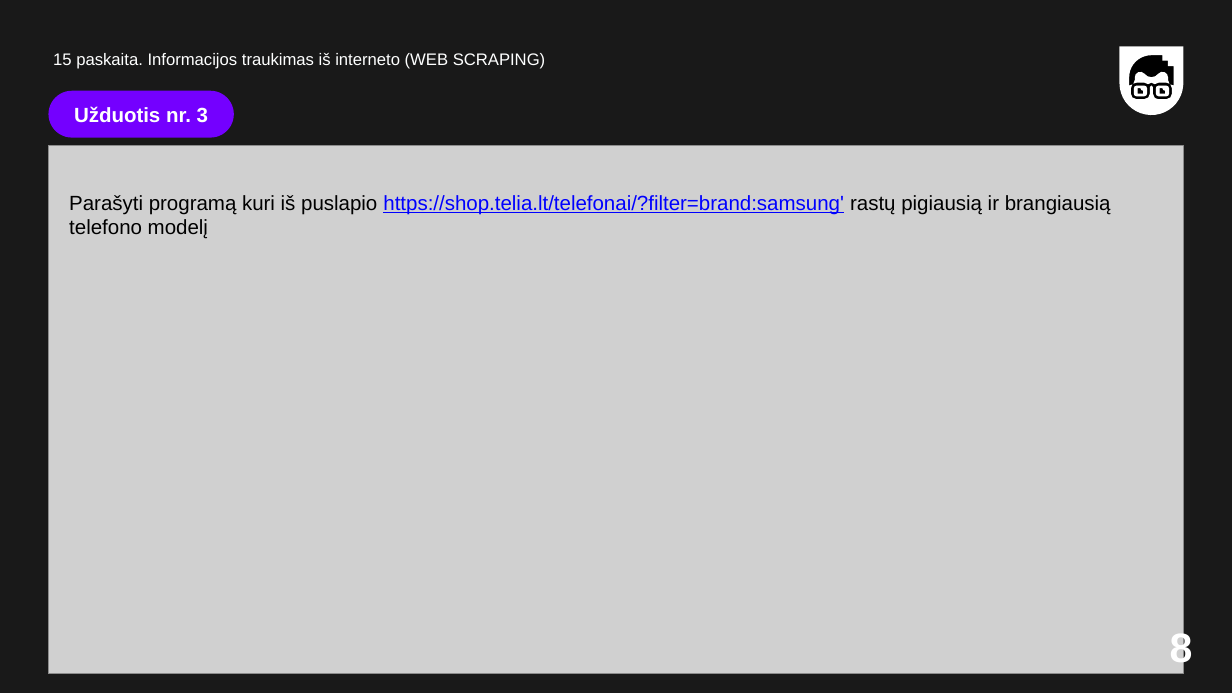
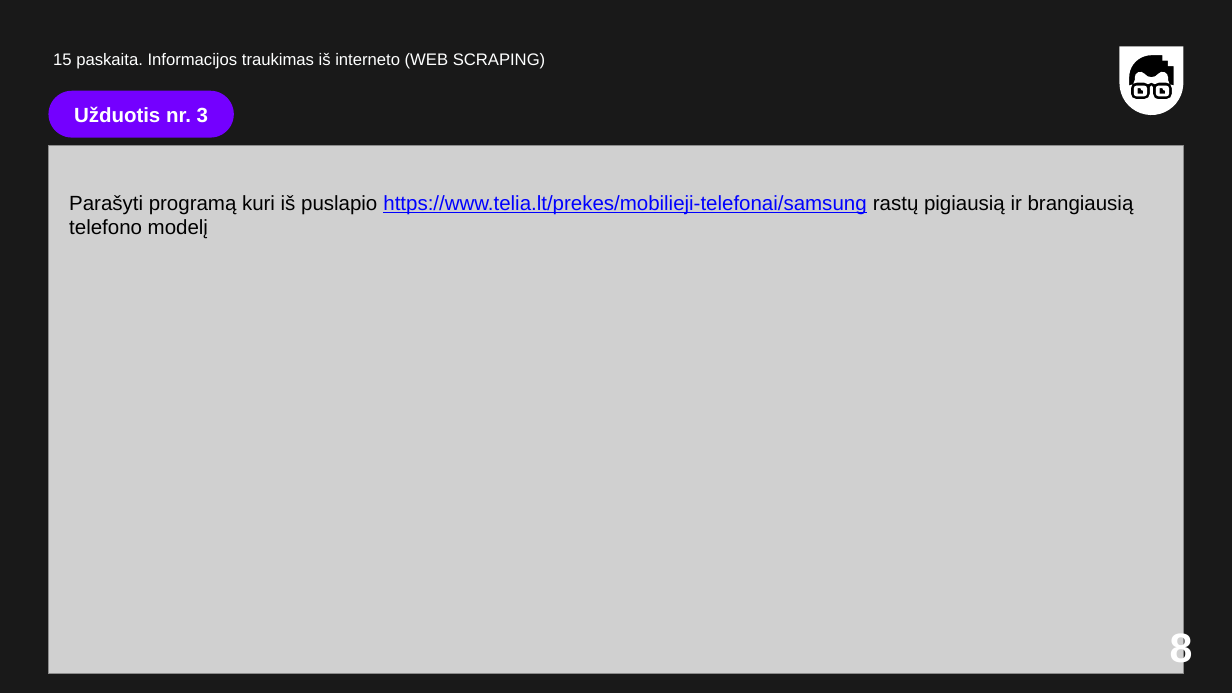
Before and after one commit to aurimas13/Python-Beginner-Course, a slide deck: slide 10 of Lectures/15_paskaita (Informacijos traukimas iš interneto (WEB SCRAPING)).pptx. Drawn at 1232x693 pixels with LibreOffice and Linux fonts; fonts in the diff are those of the drawing; grey boxes stand for pictures. Boxes give left, top, right and bottom in pixels: in the first picture for what was removed or moved away, otherwise in the second. Text is boxed around its words. In the diff, an @@ line names an element or a change of style, - is before the commit and + after.

Commit message:
Added slides

```diff
--- a/Lectures/15_paskaita (Informacijos traukimas iš interneto (WEB SCRAPING)).pptx
+++ b/Lectures/15_paskaita (Informacijos traukimas iš interneto (WEB SCRAPING)).pptx
@@ text at (69, 195, 1134, 239): text changed @@
-Parašyti programą kuri iš puslapio https://shop.telia.lt/telefonai/?filter=brand:samsung' rastų pigiausią ir brangiausią telefono modelį
+Parašyti programą kuri iš puslapio https://www.telia.lt/prekes/mobilieji-telefonai/samsung rastų pigiausią ir brangiausią telefono modelį
```
Also in this commit, not shown: 3 other files.
